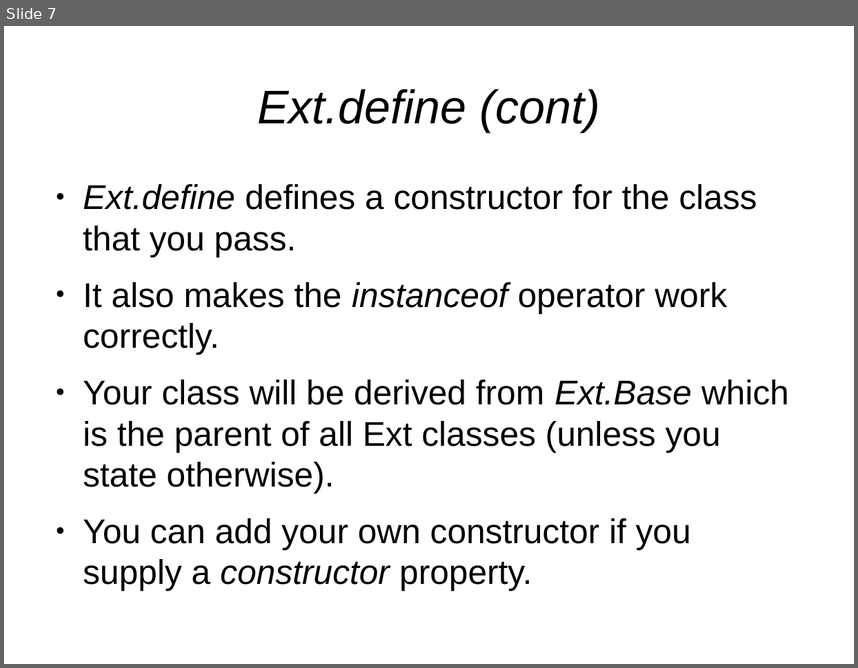
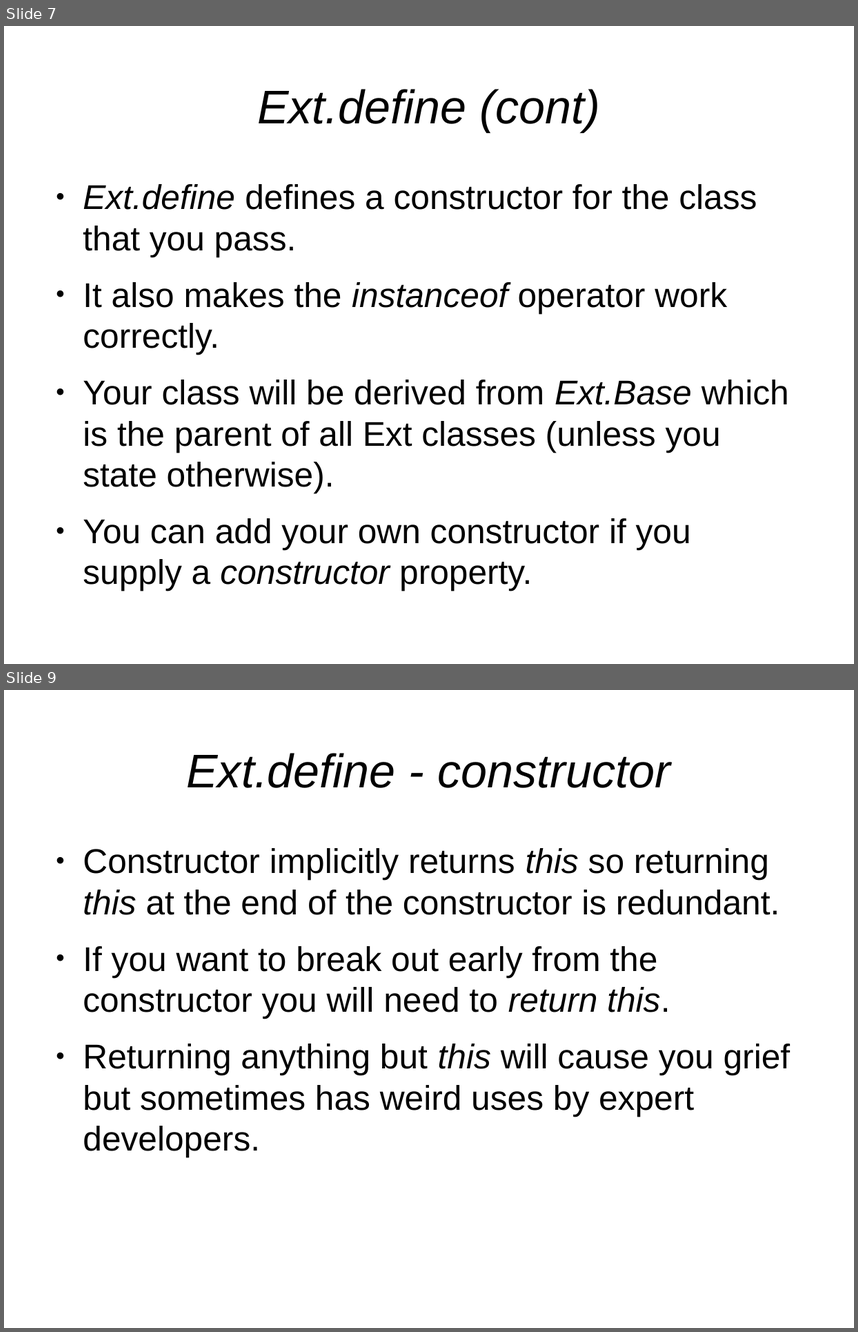
Before and after one commit to veltzer/demos, a slide deck: javascript/extjs/doc/extjs_oo.odp. Shown one above the other, each under a label of ours: slide 7 before the commit, slides 7 and 9 after it; the slides between them are not shown. The pictures are 858x668 and 858x1332 pixels, drawn with LibreOffice and Linux fonts; fonts in the diff are those of the drawing. Boxes give left, top, right and bottom in pixels: in the first picture for what was removed or moved away, otherwise in the second. Text is boxed around its words. In the diff, an @@ line names an element or a change of style, - is before the commit and + after.

```diff
--- a/javascript/extjs/doc/extjs_oo.odp
+++ b/javascript/extjs/doc/extjs_oo.odp
@@ slide 9 added at [4, 690, 854, 1328], background #FFFFFF @@
@@ title added at [187, 753, 671, 788], 44 pt, text #000000, italic @@
+Ext.define - constructor
@@ text added at [83, 848, 791, 1157], 32 pt, text #000000 @@
+● Constructor implicitly returns this so returning this at the end of the constructor is redundant.
+● If you want to break out early from the constructor you will need to return this.
+● Returning anything but this will cause you grief but sometimes has weird uses by expert developers.
```
Also in this commit, not shown: 2 slides changed, 1 other slide added, 2 other files.
